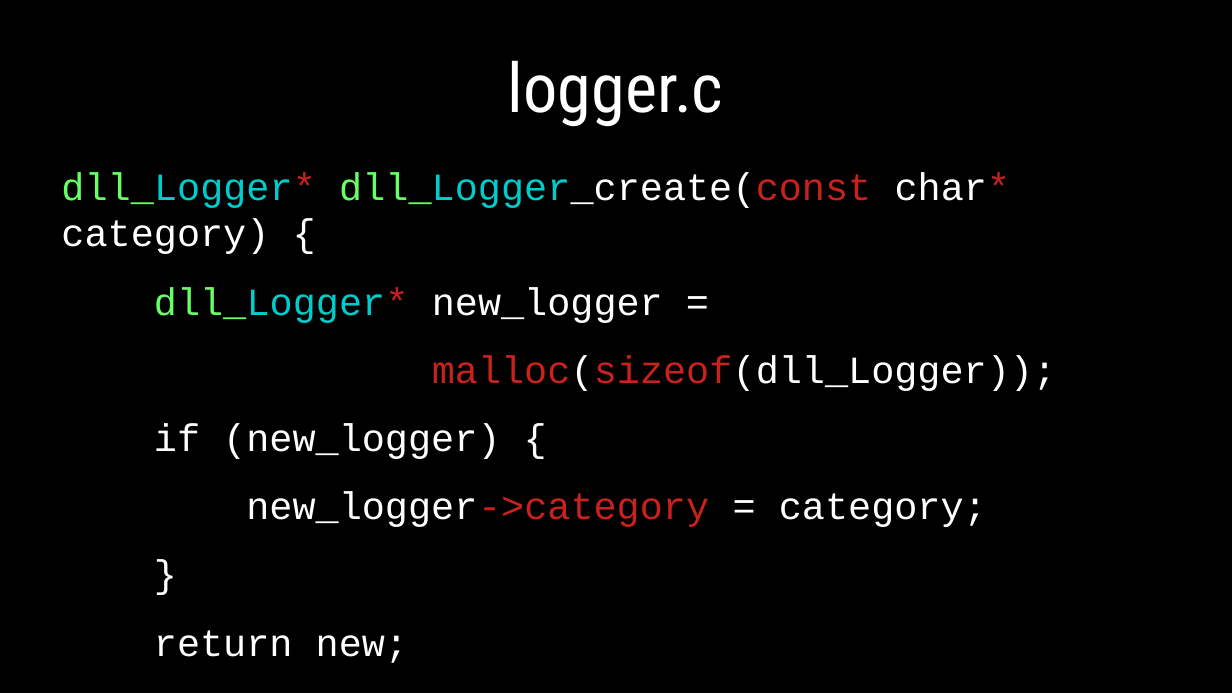
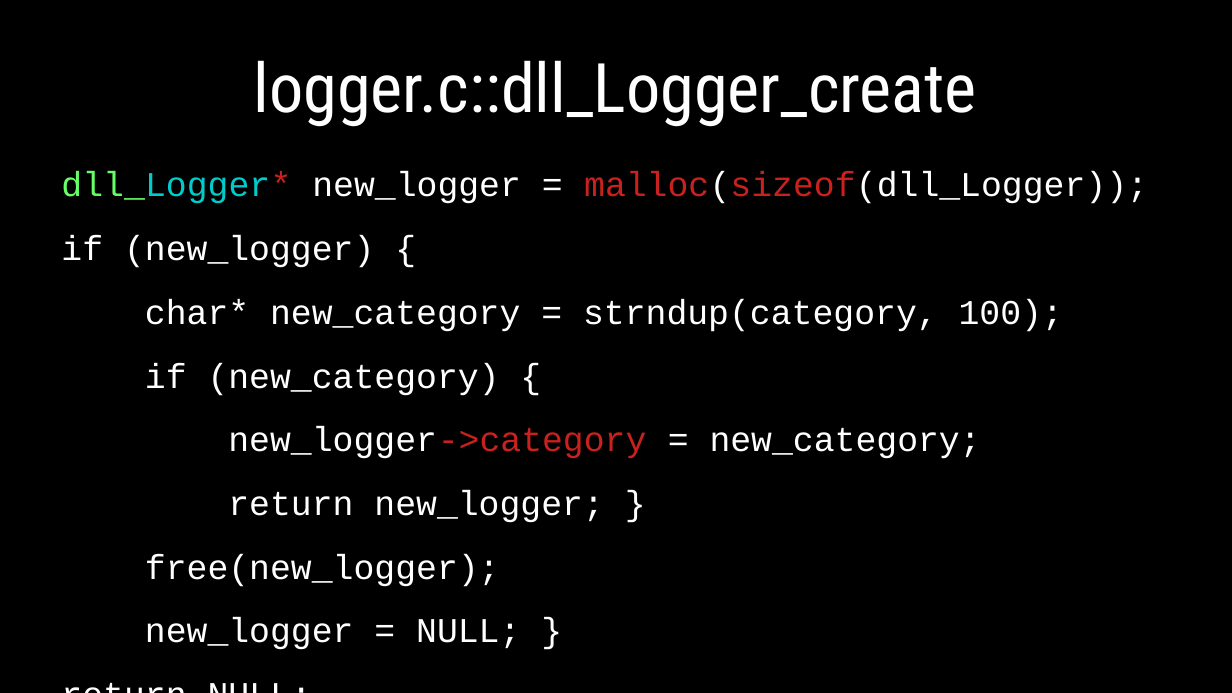
Before and after one commit to dllaurence/youngmanandc, a slide deck: slide 16 of 2020-youngmanandthec-scale.odp. Drawn at 1232x693 pixels with LibreOffice and Linux fonts; fonts in the diff are those of the drawing. Boxes give left, top, right and bottom in pixels: in the first picture for what was removed or moved away, otherwise in the second. Text is boxed around its words. In the diff, an @@ line names an element or a change of style, - is before the commit and + after.

```diff
--- a/2020-youngmanandthec-scale.odp
+++ b/2020-youngmanandthec-scale.odp
@@ title at [254, 60, 977, 127]: text changed @@
-logger.c
+logger.c::dll_Logger_create
@@ text at [61, 171, 1148, 204]: text changed; size 24.8 to 22.4 pt @@
-dll_Logger* dll_Logger_create(const char* category) {
-dll_Logger* new_logger =
-malloc(sizeof(dll_Logger));
+dll_Logger* new_logger = malloc(sizeof(dll_Logger));
@@ text at [61, 235, 374, 268]: size 24.8 to 22.4 pt in "if (new_logger) {" @@
@@ text at [145, 298, 1063, 650]: text changed; size 24.8 to 22.4 pt @@
-new_logger->category = category;
-}
-return new;
-}
+char* new_category = strndup(category, 100);
+if (new_category) {
+new_logger->category = new_category;
+return new_logger; }
+free(new_logger);
+new_logger = NULL; }
+return NULL;
```
Also in this commit, not shown: 10 other slides changed, 9 slides added, 5 slides removed.
